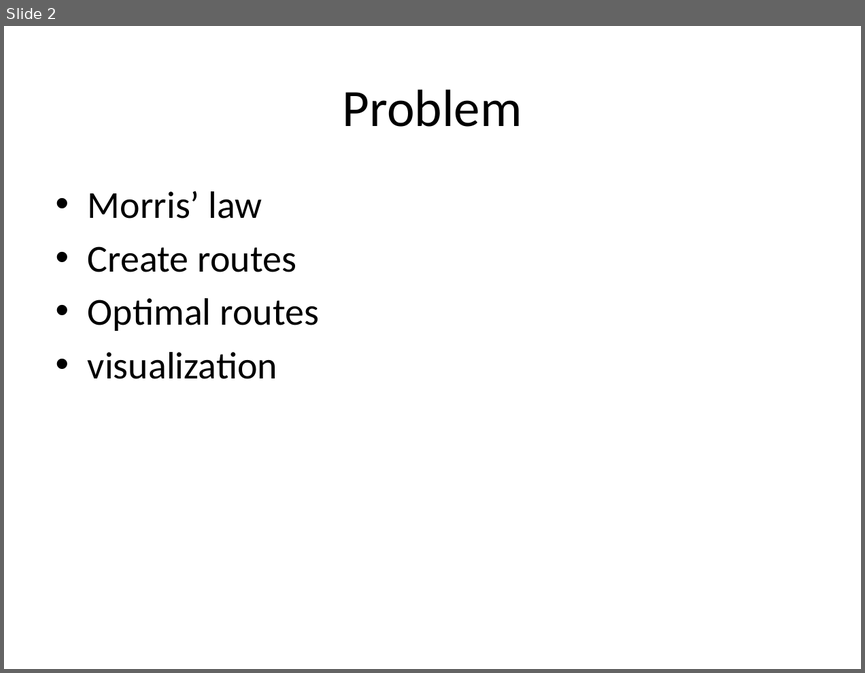
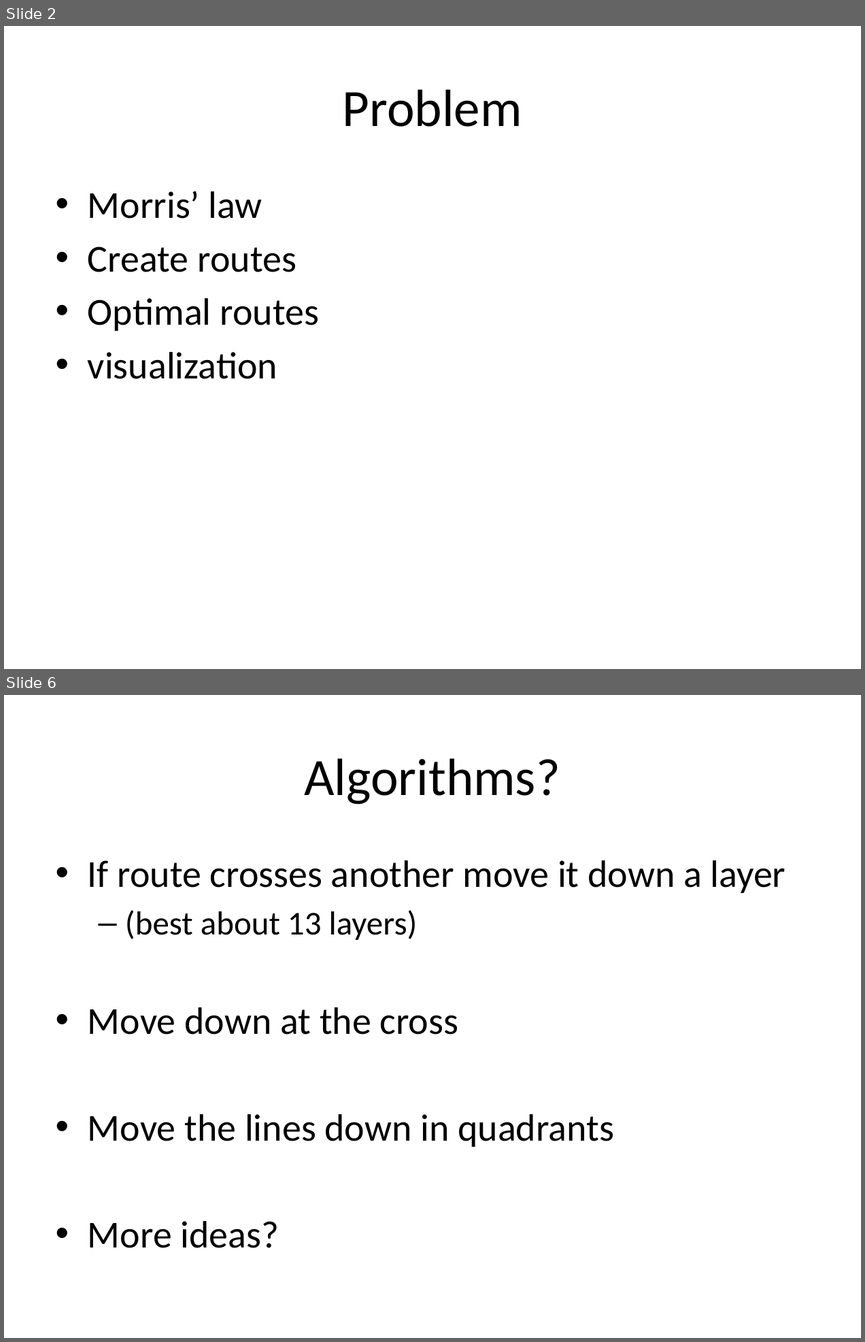
Before and after one commit to michielpauw/Heuristics, a slide deck: Presentatie chips and circuits.pptx. Shown one above the other, each under a label of ours: slide 2 before the commit, slides 2 and 6 after it; the slides between them are not shown. The pictures are 865x673 and 865x1342 pixels, drawn with LibreOffice and Linux fonts; fonts in the diff are those of the drawing. Boxes give left, top, right and bottom in pixels: in the first picture for what was removed or moved away, otherwise in the second. Text is boxed around its words. In the diff, an @@ line names an element or a change of style, - is before the commit and + after.

```diff
--- a/Presentatie chips and circuits.pptx
+++ b/Presentatie chips and circuits.pptx
@@ slide 6 added at (4,695,861,1338), background #FFFFFF @@
@@ title added at (304,758,560,804), 44 pt, text #000000 @@
+Algorithms?
@@ text added at (88,860,786,1248), 32 pt, text #000000 @@
+• If route crosses another move it down a layer
+  – (best about 13 layers)
+• Move down at the cross
+• Move the lines down in quadrants
+• More ideas?
```
Also in this commit, not shown: 1 slide changed, 2 other slides added, 4 slides removed, 3 other files.
